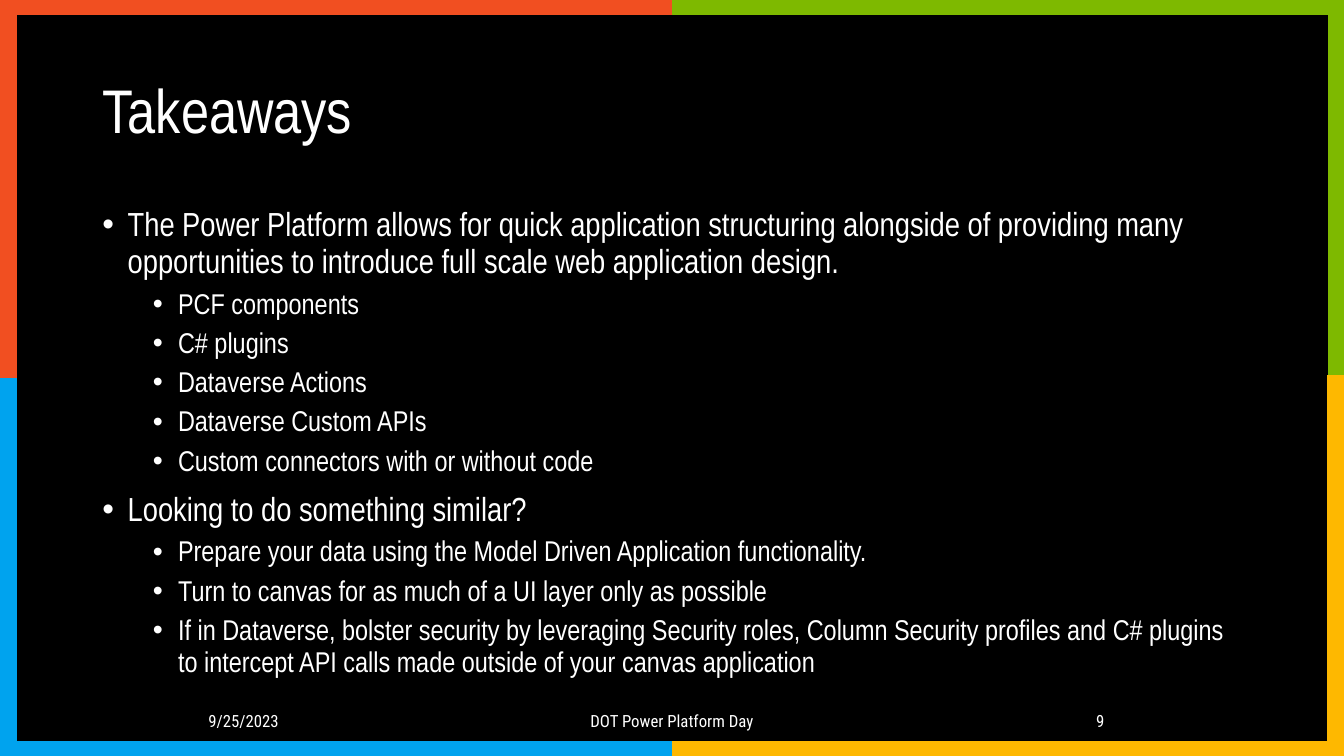
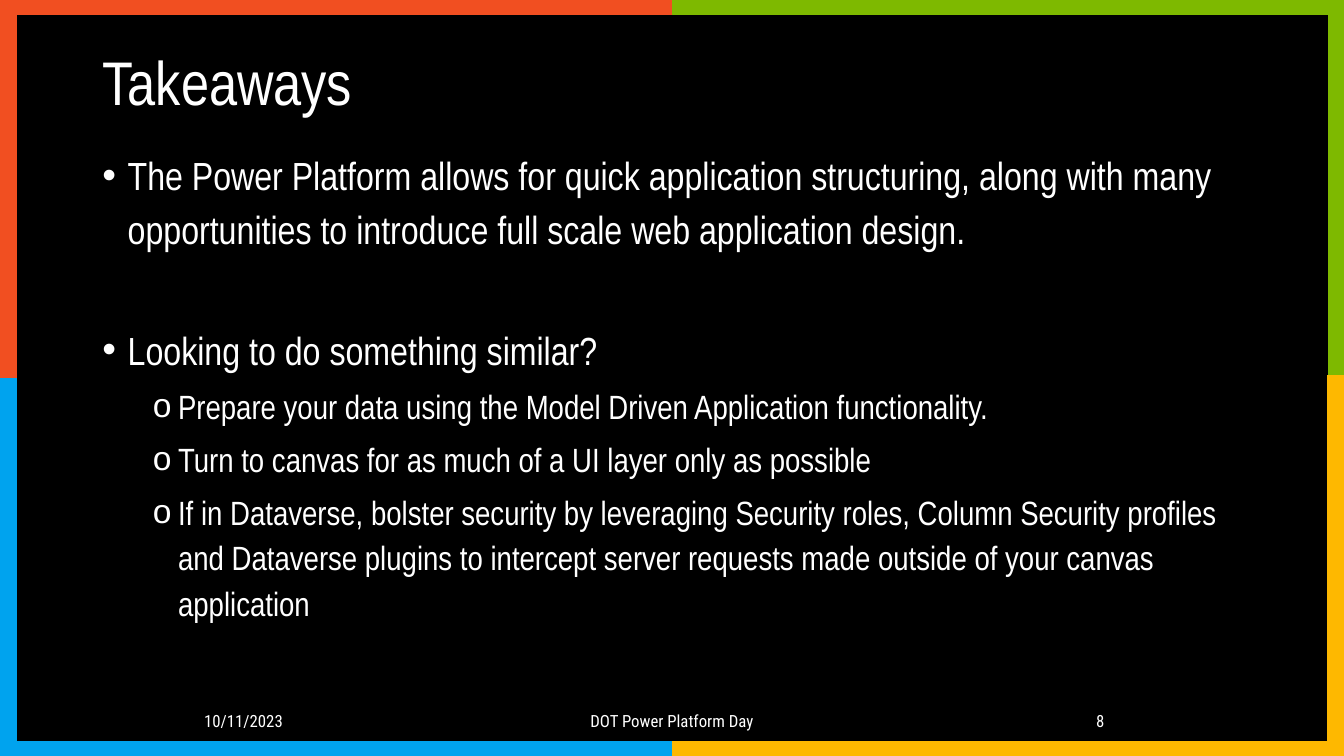
Before and after one commit to blakeZTL/DOT-PowerPlatformDay, a slide deck: slide 8 of Eagle Eye Presentation.pptx (slide 9 before the commit). Drawn at 1344x756 pixels with LibreOffice and Linux fonts; fonts in the diff are those of the drawing; background and template pictures are left out. Boxes give left, top, right and bottom in pixels: in the first picture for what was removed or moved away, otherwise in the second. Text is boxed around its words. In the diff, an @@ line names an element or a change of style, - is before the commit and + after.

```diff
--- a/Eagle Eye Presentation.pptx
+++ b/Eagle Eye Presentation.pptx
@@ title "Takeaways": place and size @@
-title "Takeaways" at bbox=[102, 88, 352, 145]
+title "Takeaways" at bbox=[102, 60, 352, 116]
@@ text "The Power Platform allows for ...": place and size @@
-text "The Power Platform allows for ..." at bbox=[128, 212, 1223, 677]
+text "The Power Platform allows for ..." at bbox=[128, 161, 1216, 623]
@@ text at bbox=[128, 161, 1212, 251]: text changed; size 23.8 to 28 pt @@
-• The Power Platform allows for quick application structuring alongside of providing many opportunities to introduce full scale web application design.
-  • PCF components
-  • C# plugins
-  • Dataverse Actions
-  • Dataverse Custom APIs
-  • Custom connectors with or without code
+• The Power Platform allows for quick application structuring, along with many opportunities to introduce full scale web application design.
@@ text at bbox=[128, 336, 988, 478]: size 23.8 to 28 pt in "Looking to do something similar?"; size 20.4 to 24 pt in "Prepare your data using the Model Driven ...", "Turn to canvas for as much of ..."; line spacing 0.94 to 1.14; bullet • to o @@
@@ text at bbox=[178, 500, 1216, 623]: text changed; size 20.4 to 24 pt @@
-  • If in Dataverse, bolster security by leveraging Security roles, Column Security profiles and C# plugins to intercept API calls made outside of your canvas application
+  o If in Dataverse, bolster security by leveraging Security roles, Column Security profiles and Dataverse plugins to intercept server requests made outside of your canvas application
@@ text at bbox=[204, 715, 283, 728]: text changed @@
-9/25/2023
+10/11/2023
@@ page number at bbox=[1096, 715, 1104, 727]: text changed @@
-9
+8
```
Also in this commit, not shown: 8 other slides changed, 1 slide removed.
